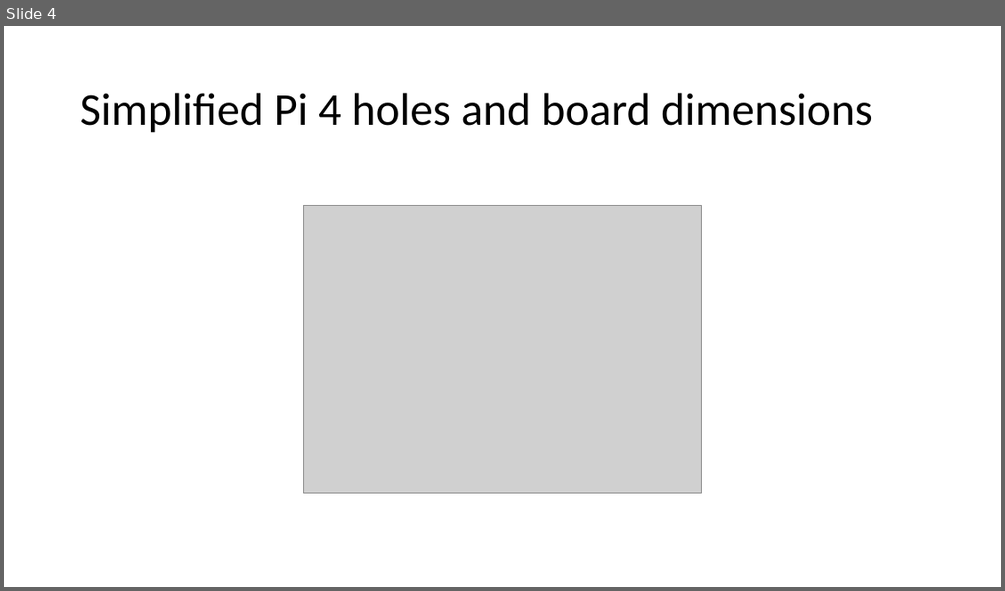
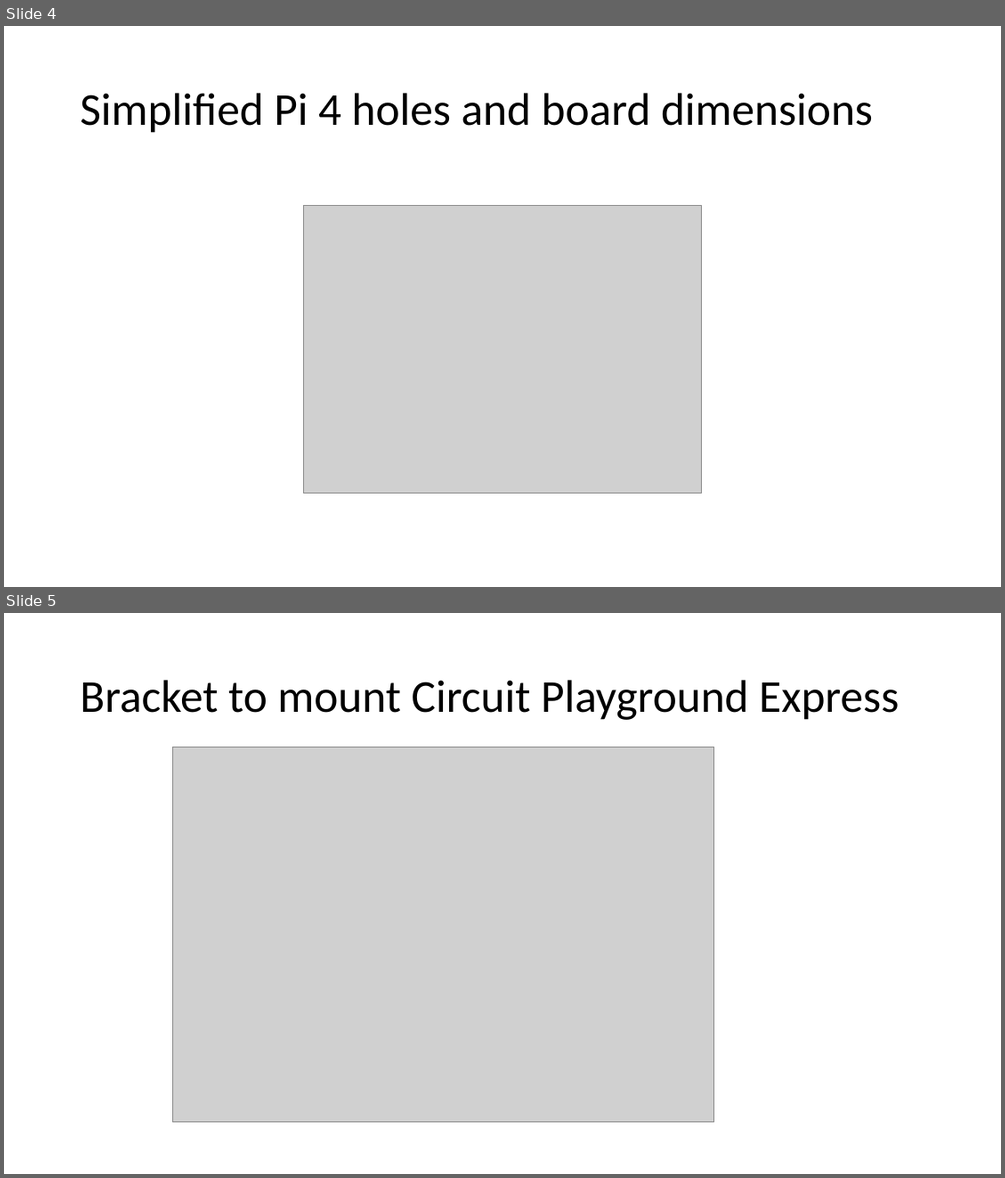
Before and after one commit to lafefspietz/pi-wood-bracket, a slide deck: Pi Bracket to Mount to Wood.pptx. Shown one above the other, each under a label of ours: slide 4 before the commit, slides 4 and 5 after it. The pictures are 1005x591 and 1005x1178 pixels, drawn with LibreOffice and Linux fonts; fonts in the diff are those of the drawing; grey boxes stand for pictures. Boxes give left, top, right and bottom in pixels: in the first picture for what was removed or moved away, otherwise in the second. Text is boxed around its words. In the diff, an @@ line names an element or a change of style, - is before the commit and + after.

```diff
--- a/Pi Bracket to Mount to Wood.pptx
+++ b/Pi Bracket to Mount to Wood.pptx
@@ slide 5 added at (4, 613, 1001, 1174), background #FFFFFF @@
@@ title added at (80, 680, 898, 720), 44 pt, text #000000 @@
+Bracket to mount Circuit Playground Express
@@ picture added at (173, 747, 714, 1122) @@
```
Also in this commit, not shown: 1 other slide added, 1 slide removed, 7 other files.
